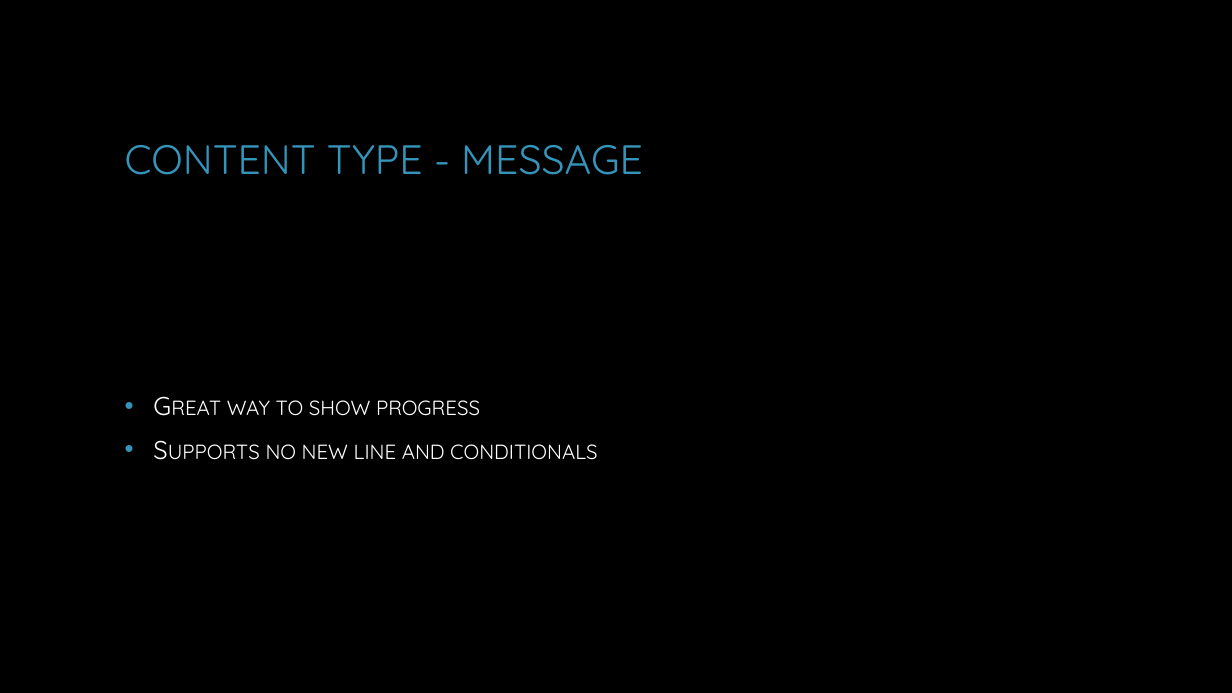
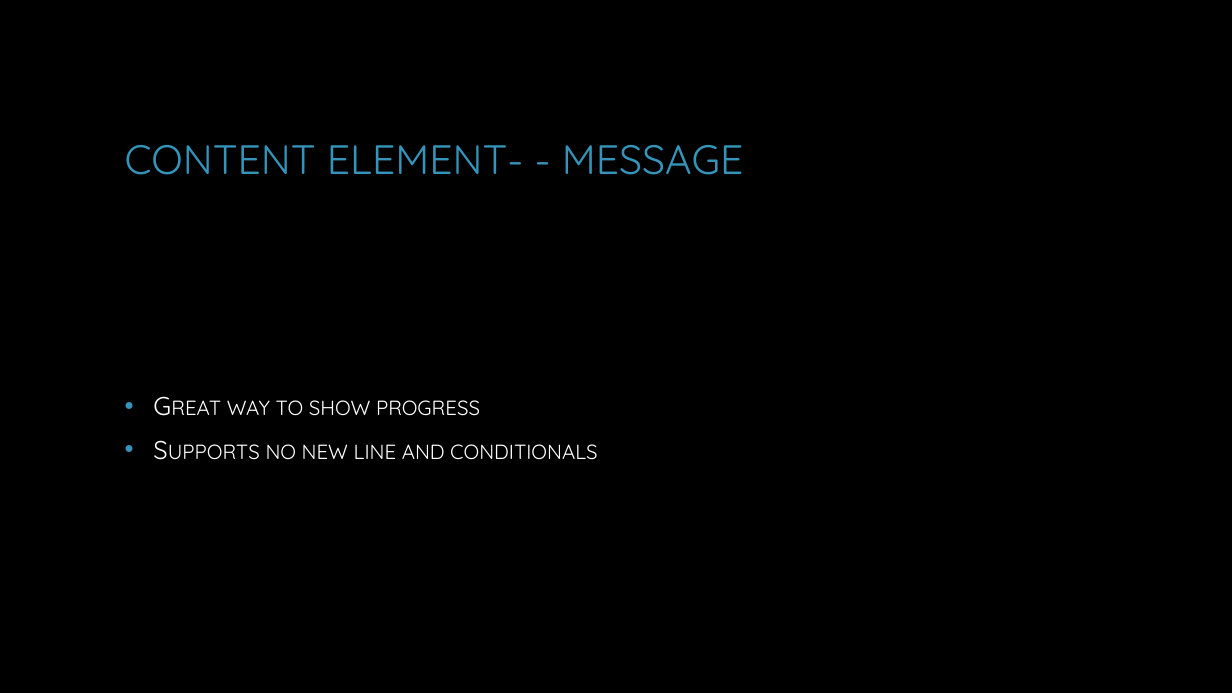
Before and after one commit to dchristian3188/DemoWorkingWithPlaster, a slide deck: slide 20 of Working with Plaster.pptx. Drawn at 1232x693 pixels with LibreOffice and Linux fonts; fonts in the diff are those of the drawing; background and template pictures are left out. Boxes give left, top, right and bottom in pixels: in the first picture for what was removed or moved away, otherwise in the second. Text is boxed around its words. In the diff, an @@ line names an element or a change of style, - is before the commit and + after.

```diff
--- a/Working with Plaster.pptx
+++ b/Working with Plaster.pptx
@@ title at (125, 145, 744, 175): text changed @@
-CONTENT TYPE - MESSAGE
+CONTENT ELEMENT- - MESSAGE
```
Also in this commit, not shown: 6 other slides changed, 2 slides added, 5 other files.
